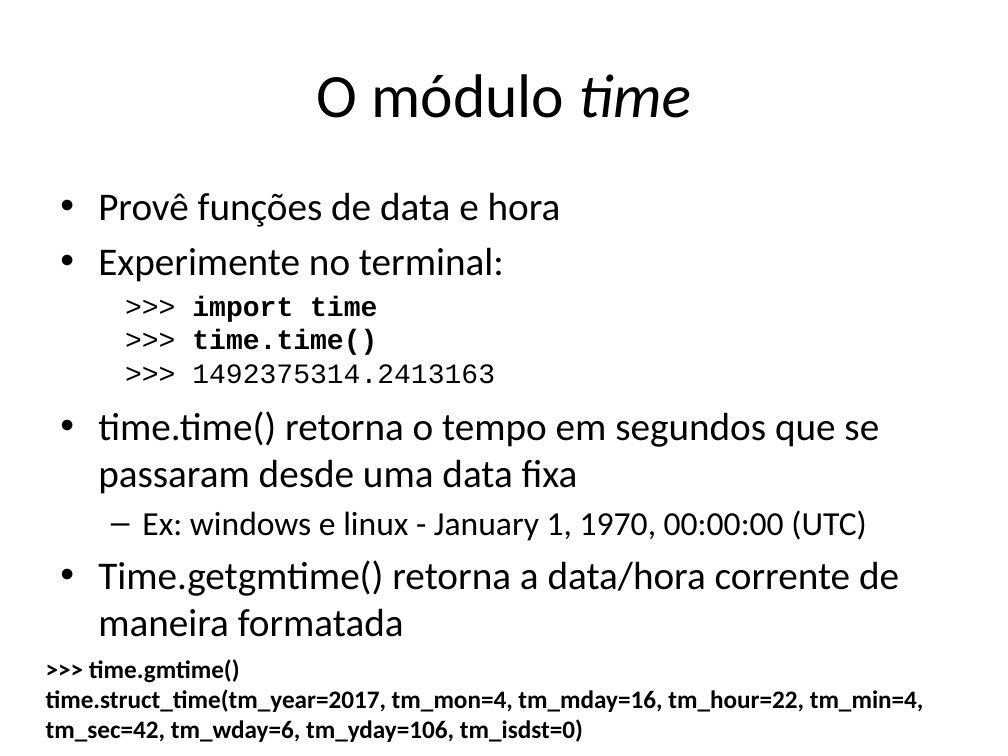
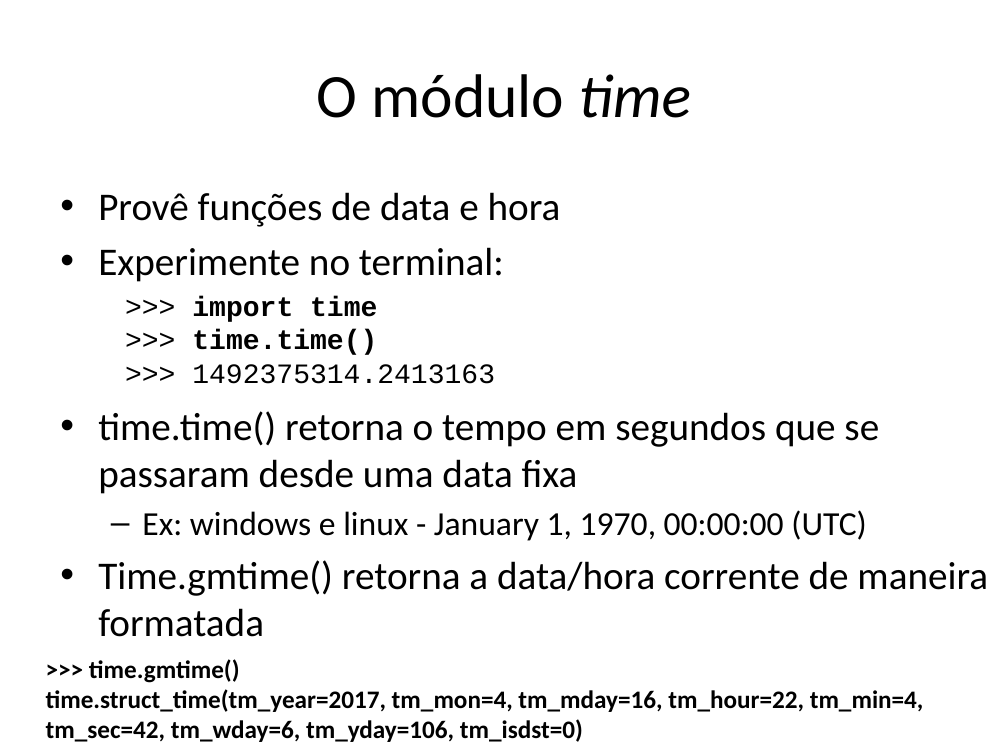
Before and after one commit to niviaquental/niviaquental.github.io, a slide deck: slide 10 of AutomacaoComScripts/Aula06-DaemonsAgendamento/06-DaemonsAgendamento.pptx. Drawn at 1008x756 pixels with LibreOffice and Linux fonts; fonts in the diff are those of the drawing; background and template pictures are left out. Boxes give left, top, right and bottom in pixels: in the first picture for what was removed or moved away, otherwise in the second. Text is boxed around its words. In the diff, an @@ line names an element or a change of style, - is before the commit and + after.

```diff
--- a/AutomacaoComScripts/Aula06-DaemonsAgendamento/06-DaemonsAgendamento.pptx
+++ b/AutomacaoComScripts/Aula06-DaemonsAgendamento/06-DaemonsAgendamento.pptx
@@ text at bbox=[98, 560, 988, 637]: text changed @@
-• Time.getgmtime() retorna a data/hora corrente de maneira formatada
+• Time.gmtime() retorna a data/hora corrente de maneira formatada
```
Also in this commit, not shown: 3 other slides changed, 1 other file.
